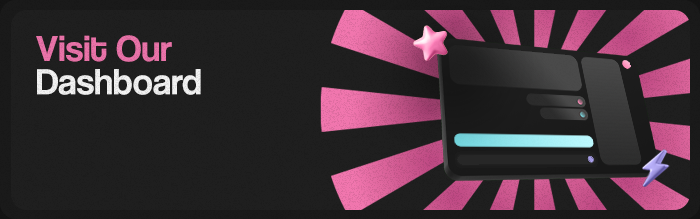
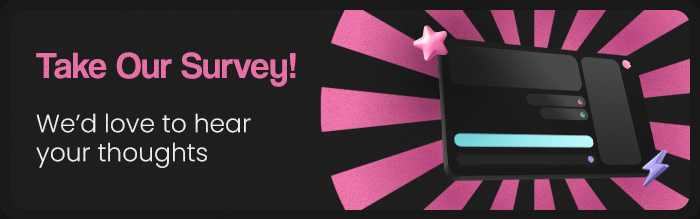
Comparing the layer stacks of the two 700px x 219px images. Changes:
renamed "Visit Our Dashboard" to "Take Our Survey! We’d love to hear your thoughts", painted on it over [36, 35, 296, 168]
painted on "Rectangle 1" (2nd of 2) over [36, 35, 296, 168]